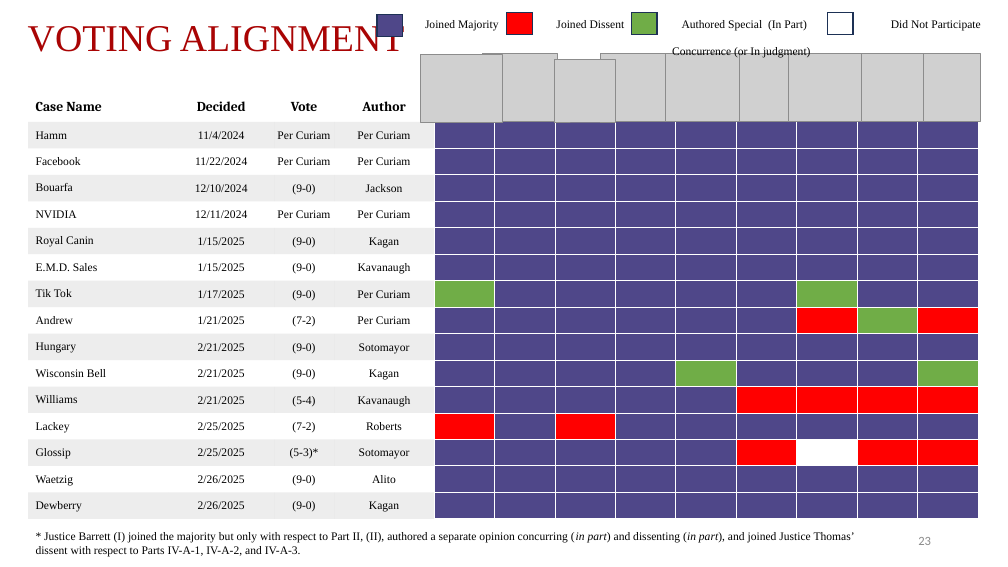
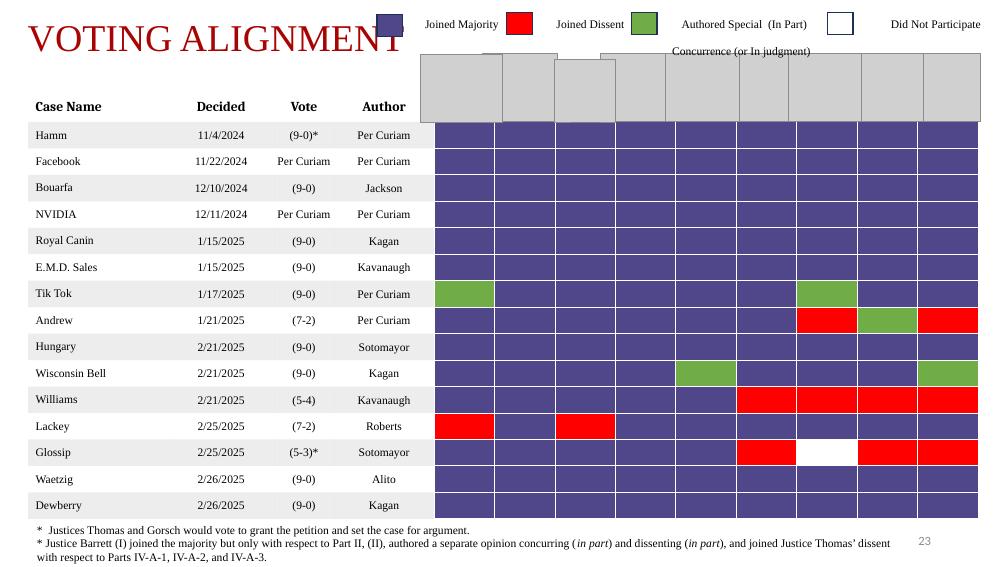
Before and after one commit to JakeTruscott/scotuswatch, a slide deck: slide 23 of Stat Reviews/OT24_StatReview/compilation/SCOTUSBlog/statpack_OT24.pptx. Drawn at 1008x567 pixels with LibreOffice and Linux fonts; fonts in the diff are those of the drawing; grey boxes stand for pictures. Boxes give left, top, right and bottom in pixels: in the first picture for what was removed or moved away, otherwise in the second. Text is boxed around its words. In the diff, an @@ line names an element or a change of style, - is before the commit and + after.

```diff
--- a/Stat Reviews/OT24_StatReview/compilation/SCOTUSBlog/statpack_OT24.pptx
+++ b/Stat Reviews/OT24_StatReview/compilation/SCOTUSBlog/statpack_OT24.pptx
@@ table at (28,93,979,519) @@
-row 2, column 3: Per Curiam
+row 2, column 3: (9-0)*
@@ text at (49,526,469,537): paragraph added @@
+* Justices Thomas and Gorsch would vote to grant the petition and set the case for argument.
```
Also in this commit, not shown: 5 other slides changed, 12 other files.
